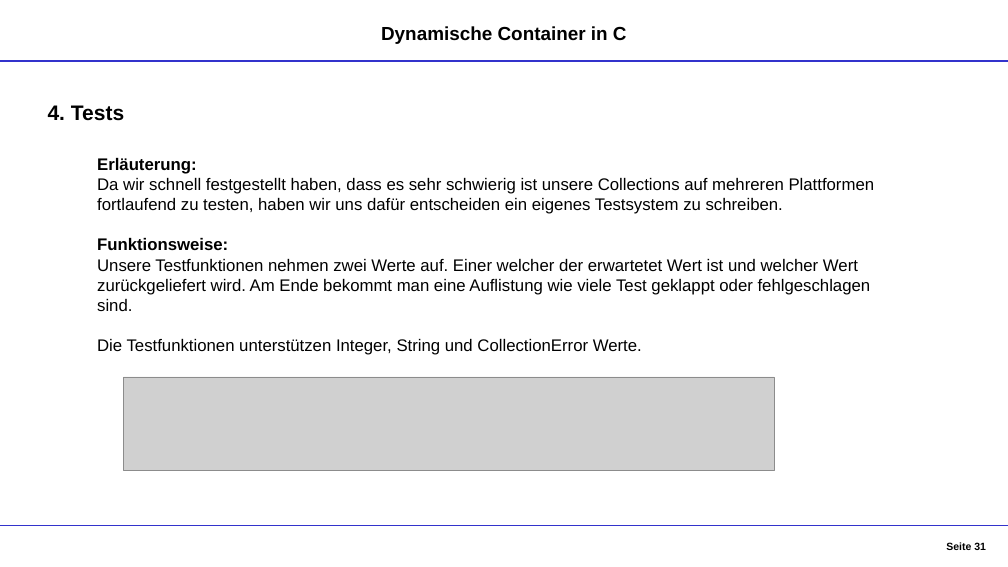
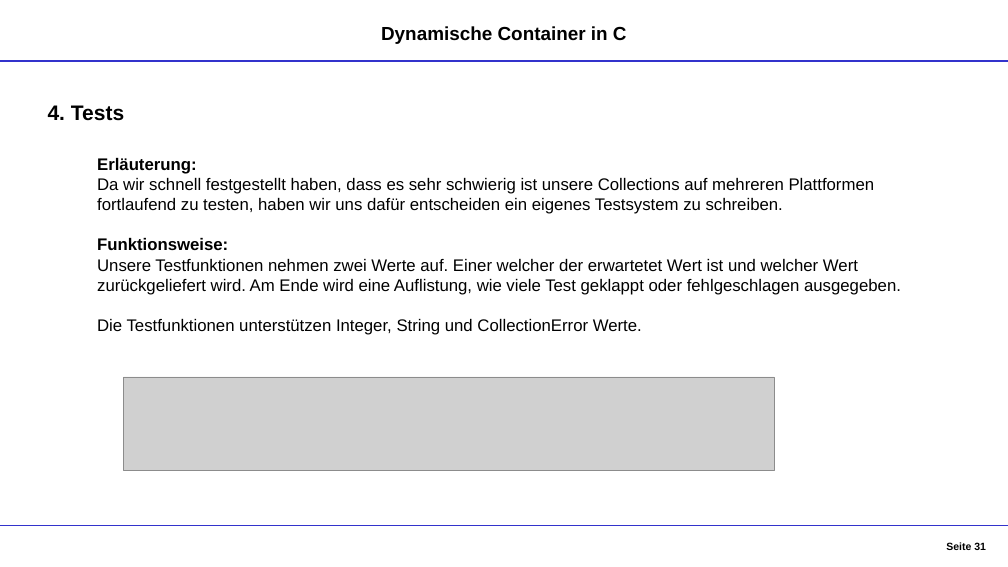
Before and after one commit to DennisGoss99/InPr_DynamicCollections, a slide deck: slide 31 of Dokumentation/Container - Präsentation.pptx. Drawn at 1008x567 pixels with LibreOffice and Linux fonts; fonts in the diff are those of the drawing; grey boxes stand for pictures. Boxes give left, top, right and bottom in pixels: in the first picture for what was removed or moved away, otherwise in the second. Text is boxed around its words. In the diff, an @@ line names an element or a change of style, - is before the commit and + after.

```diff
--- a/Dokumentation/Container - Präsentation.pptx
+++ b/Dokumentation/Container - Präsentation.pptx
@@ text at box(97, 259, 901, 295): text changed @@
-Unsere Testfunktionen nehmen zwei Werte auf. Einer welcher der erwartetet Wert ist und welcher Wert zurückgeliefert wird. Am Ende bekommt man eine Auflistung wie viele Test geklappt oder fehlgeschlagen sind.
+Unsere Testfunktionen nehmen zwei Werte auf. Einer welcher der erwartetet Wert ist und welcher Wert zurückgeliefert wird. Am Ende wird eine Auflistung, wie viele Test geklappt oder fehlgeschlagen ausgegeben.
```
Also in this commit, not shown: 9 other slides changed.
